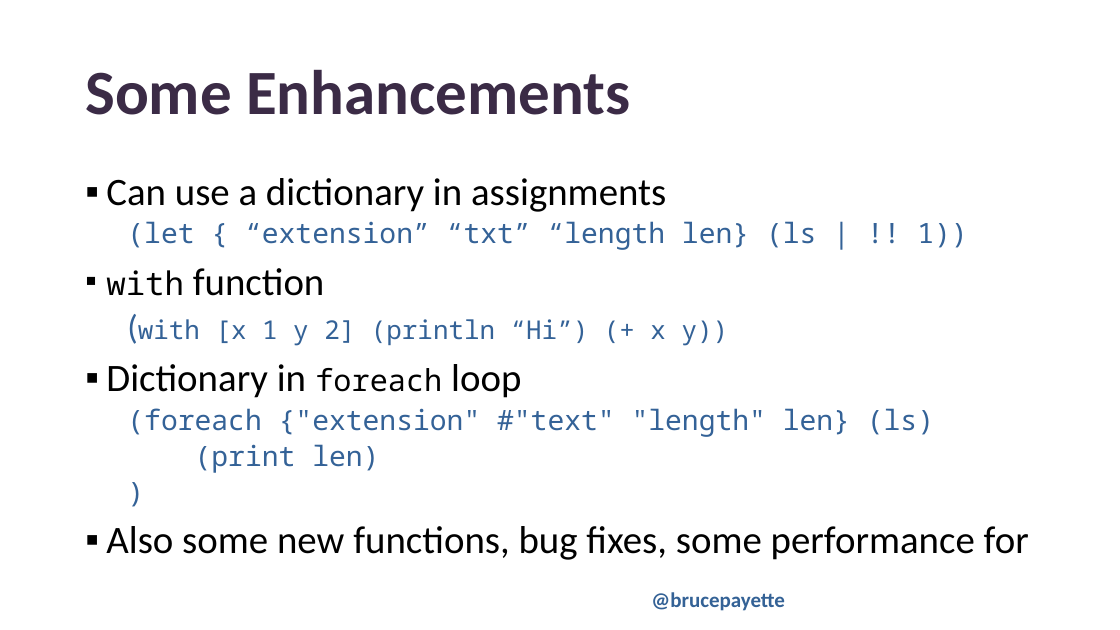
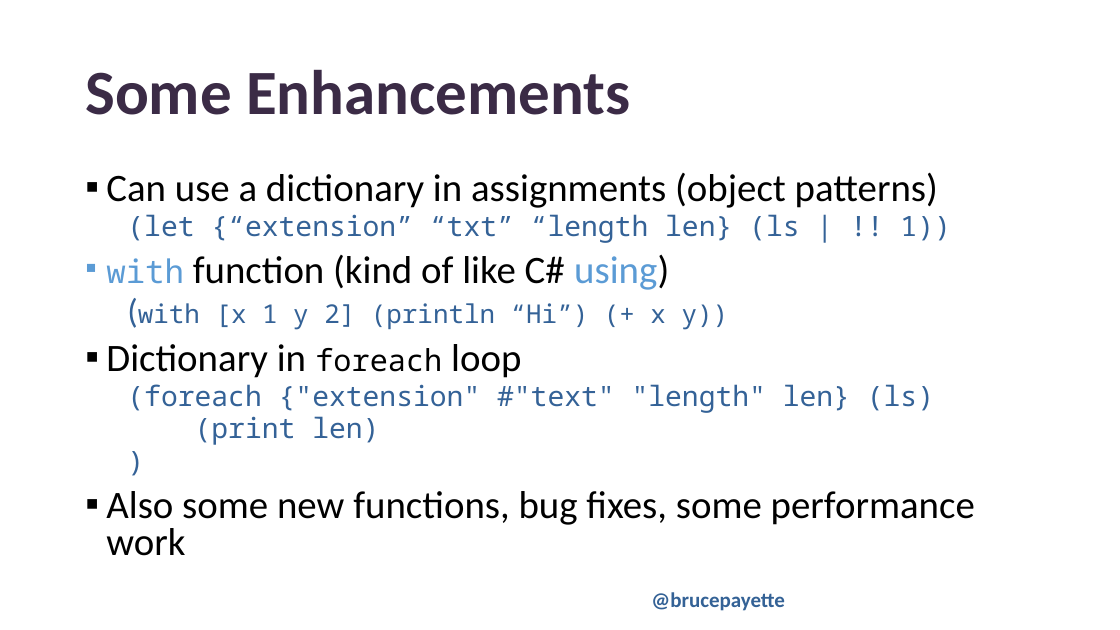
Before and after one commit to BrucePay/PSConfEU2024, a slide deck: slide 15 of payette_2024_braid.pptx (slide 13 before the commit). Drawn at 1120x630 pixels with LibreOffice and Linux fonts; fonts in the diff are those of the drawing; background and template pictures are left out. Boxes give left, top, right and bottom in pixels: in the first picture for what was removed or moved away, otherwise in the second. Text is boxed around its words. In the diff, an @@ line names an element or a change of style, - is before the commit and + after.

```diff
--- a/payette_2024_braid.pptx
+++ b/payette_2024_braid.pptx
@@ text at (106, 172, 950, 290): text changed; size 24.1 to 33.3 pt; font Noto Sans Mono to Calibri @@
-▪ Can use a dictionary in assignments
-  (let { “extension” “txt” “length len} (ls | !! 1))
-▪ with function
+▪ Can use a dictionary in assignments (object patterns)
+  (let {“extension” “txt” “length len} (ls | !! 1))
+▪ with function (kind of like C# using)
@@ text at (106, 303, 934, 445): line spacing 0.9 to 0.8 @@
@@ text at (106, 491, 975, 556): text changed @@
-▪ Also some new functions, bug fixes, some performance for
+▪ Also some new functions, bug fixes, some performance work
```
Also in this commit, not shown: 6 other slides changed, 3 slides added, 1 other file.
